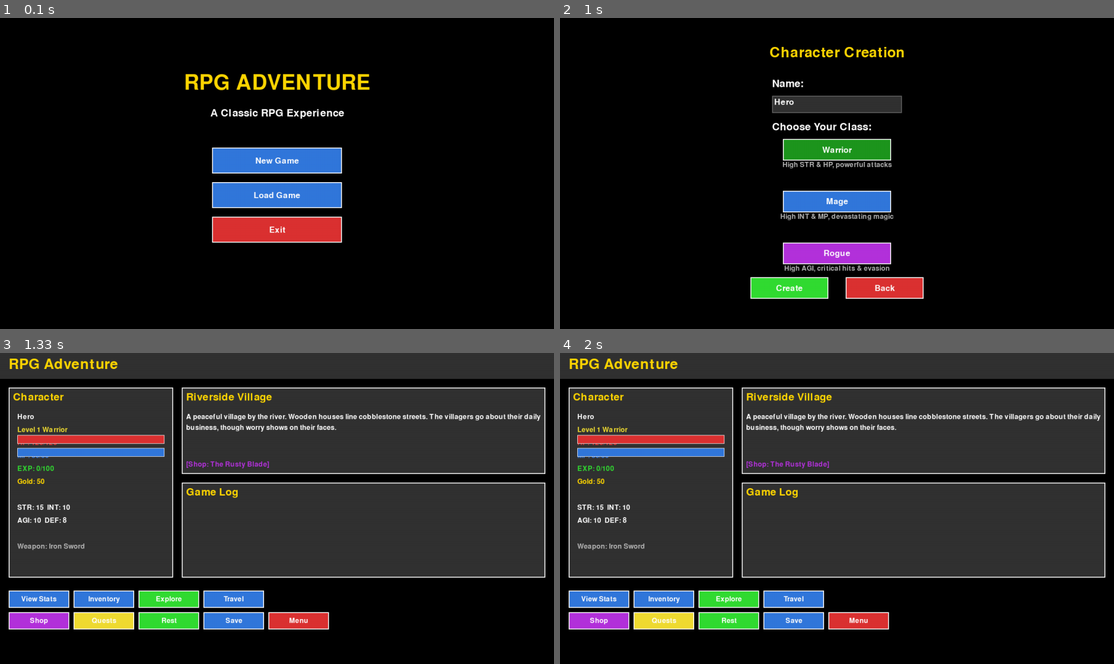
Above: before the commit, frames 1-4 (two rows, left to right).
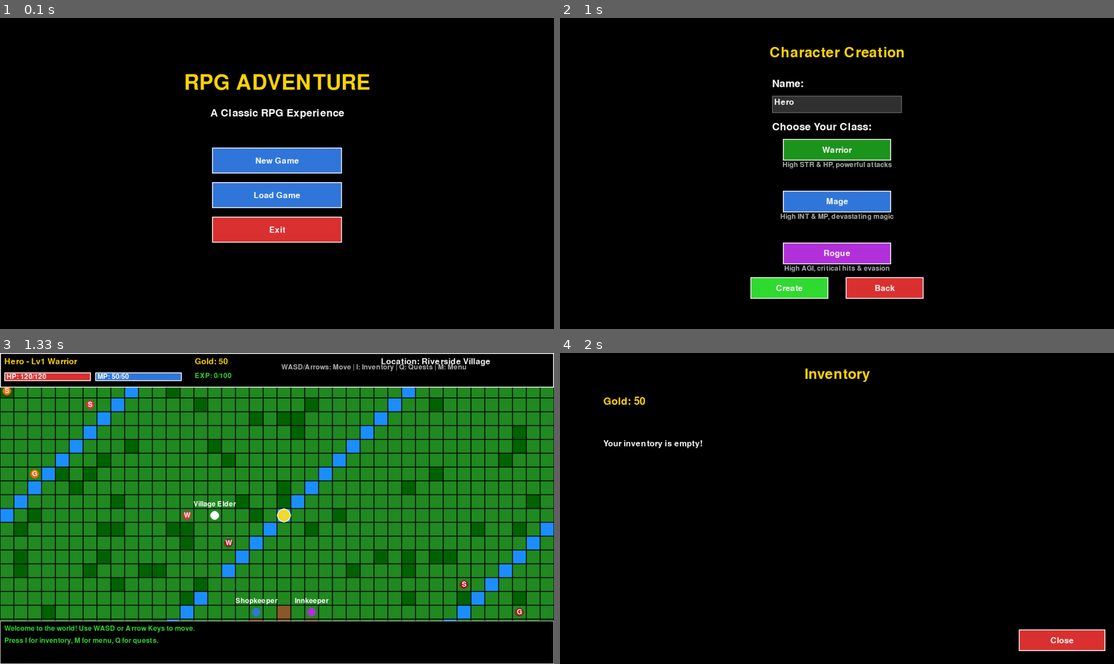
Above: after the commit, the same moments.

Repository: coder-5/RPG
Game: pygame game, started from pygame_gui.py
Two runs of this game, one before a commit and one after it. Both use one fixed random seed, a clock stepped at 60 frames per second and the inputs below.
Inputs:
- Up to frame 1 (0.1 s): no input
- Up to frame 2 (1 s): click "New Game" at 0.38 s
- Up to frame 3 (1.33 s): click "Create" at 1.27 s
- Up to frame 4 (2 s): tap I at 1.55 s

Frames 1-2 are identical in both runs. In frame 3, 86% of the frame differs, in the area x 0-100%, y 0-100%; in frame 4, 72%.

Commit message:
Add moveable character on tile-based map
Transformed the RPG from a menu-based game into a real top-down RPG with:
- Tile-based 50x50 map with grass, water, trees, roads, and buildings
- Player character you can move with WASD or Arrow keys
- Camera system that smoothly follows the player
- NPCs you can interact with (Shopkeeper, Innkeeper, Guild Master, etc.)
- Enemies roaming the map that trigger combat when touched
- Collision detection for walls, water, trees, and buildings
- Town area with Shop, Inn, and Guild buildings
- HUD overlay showing HP/MP bars, gold, exp, and controls
- Message log showing interactions and events
- Seamless integration with existing combat, inventory, and quest systems

The game now feels like a classic RPG adventure (Pokemon/Zelda style) where you explore
a world map, talk to NPCs, fight monsters, and interact with buildings.

🤖 Generated with [Claude Code](https://claude.com/claude-code)

Co-Authored-By: Claude <noreply@anthropic.com>

Diff:
--- a/pygame_gui.py
+++ b/pygame_gui.py
@@ -124,6 +124,17 @@
         self.scroll_offset = 0
         self.selected_class = "Warrior"
 
+        # Map state
+        self.player_x = 400
+        self.player_y = 300
+        self.camera_x = 0
+        self.camera_y = 0
+        self.tile_size = 32
+        self.map_tiles = []
+        self.npcs = []
+        self.enemies_on_map = []
+        self.buildings = []
+
         self.running = True
 
     def run(self):
@@ -144,6 +155,8 @@
                 self.handle_main_menu_events(event)
             elif self.state == "character_creation":
                 self.handle_character_creation_events(event)
+            elif self.state == "map":
+                self.handle_map_events(event)
             elif self.state == "game":
                 self.handle_game_events(event)
             elif self.state == "combat":
@@ -159,7 +172,8 @@
 
     def update(self):
         """Update game logic"""
-        pass
+        if self.state == "map":
+            self.update_map()
 
     def draw(self):
         """Draw everything"""
@@ -169,6 +183,8 @@
             self.draw_main_menu()
         elif self.state == "character_creation":
             self.draw_character_creation()
+        elif self.state == "map":
+            self.draw_map_screen()
         elif self.state == "game":
             self.draw_game_screen()
         elif self.state == "combat":
@@ -268,7 +284,8 @@
             self.player = Player(name, self.selected_class)
             self.world = GameWorld()
             self.enemies_defeated = 0
-            self.state = "game"
+            self.init_map()
+            self.state = "map"
 
         if self.back_button.handle_event(event):
             self.state = "main_menu"
@@ -311,6 +328,315 @@
         # Buttons
         self.create_button.draw(self.screen, self.normal_font)
         self.back_button.draw(self.screen, self.normal_font)
+
+    # ===== MAP SYSTEM =====
+    def init_map(self):
+        """Initialize the game map"""
+        # Create a larger tile-based map (50x50 tiles)
+        map_width = 50
+        map_height = 50
+
+        # Generate map (0=grass, 1=water, 2=tree, 3=mountain, 4=road, 5=building)
+        self.map_tiles = []
+        for y in range(map_height):
+            row = []
+            for x in range(map_width):
+                # Create interesting terrain
+                if x < 2 or x > map_width - 3 or y < 2 or y > map_height - 3:
+                    row.append(2)  # Trees around edges
+                elif 20 <= x <= 30 and 20 <= y <= 30:
+                    # Town area
+                    if (x == 25 and 22 <= y <= 28) or (22 <= x <= 28 and y == 25):
+                        row.append(4)  # Roads
+                    elif x == 23 and y == 23:
+                        row.append(5)  # Shop building
+                    elif x == 27 and y == 23:
+                        row.append(5)  # Inn building
+                    elif x == 25 and y == 27:
+                        row.append(5)  # Guild building
+                    else:
+                        row.append(0)  # Grass
+                elif (x + y) % 20 == 0:
+                    row.append(1)  # Small water patches
+                elif random.random() < 0.1:
+                    row.append(2)  # Random trees
+                else:
+                    row.append(0)  # Grass
+            self.map_tiles.append(row)
+
+        # Player starting position
+        self.player_x = 25 * self.tile_size
+        self.player_y = 15 * self.tile_size
+
+        # Create NPCs
+        self.npcs = [
+            {"x": 23 * self.tile_size, "y": 22 * self.tile_size, "name": "Shopkeeper", "color": BLUE, "dialog": "Welcome to my shop!"},
+            {"x": 27 * self.tile_size, "y": 22 * self.tile_size, "name": "Innkeeper", "color": PURPLE, "dialog": "Rest here for 10 gold."},
+            {"x": 25 * self.tile_size, "y": 26 * self.tile_size, "name": "Guild Master", "color": GOLD, "dialog": "I have quests for brave adventurers!"},
+            {"x": 20 * self.tile_size, "y": 15 * self.tile_size, "name": "Village Elder", "color": WHITE, "dialog": "Beware of monsters outside town!"},
+        ]
+
+        # Create enemies on map
+        self.enemies_on_map = []
+        for i in range(15):
+            # Place enemies outside town
+            while True:
+                ex = random.randint(5, 45) * self.tile_size
+                ey = random.randint(5, 45) * self.tile_size
+                if not (20 <= ex // self.tile_size <= 30 and 20 <= ey // self.tile_size <= 30):
+                    self.enemies_on_map.append({
+                        "x": ex, "y": ey,
+                        "type": random.choice(["Slime", "Goblin", "Wolf"]),
+                        "color": random.choice([RED, DARK_RED, (255, 100, 0)])
+                    })
+                    break
+
+        # Initialize camera to center on player
+        self.camera_x = self.player_x - SCREEN_WIDTH // 2
+        self.camera_y = self.player_y - SCREEN_HEIGHT // 2
+
+        # Movement
+        self.player_speed = 4
+        self.move_cooldown = 0
+
+        if not hasattr(self, 'game_log'):
+            self.game_log = []
+        self.add_log_message("Welcome to the world! Use WASD or Arrow Keys to move.")
+        self.add_log_message("Press I for inventory, M for menu, Q for quests.")
+
+    def handle_map_events(self, event):
+        """Handle events on the map"""
+        if event.type == pygame.KEYDOWN:
+            if event.key == pygame.K_i:
+                self.state = "inventory"
+                self.create_inventory_ui()
+            elif event.key == pygame.K_m:
+                self.state = "game"
+                self.create_game_buttons()
+            elif event.key == pygame.K_q:
+                self.state = "quests"
+                self.create_quests_ui()
+
+    def update_map(self):
+        """Update map state (player movement, camera)"""
+        # Get keys pressed
+        keys = pygame.key.get_pressed()
+
+        old_x = self.player_x
+        old_y = self.player_y
+
+        # Movement
+        if keys[pygame.K_w] or keys[pygame.K_UP]:
+            self.player_y -= self.player_speed
+        if keys[pygame.K_s] or keys[pygame.K_DOWN]:
+            self.player_y += self.player_speed
+        if keys[pygame.K_a] or keys[pygame.K_LEFT]:
+            self.player_x -= self.player_speed
+        if keys[pygame.K_d] or keys[pygame.K_RIGHT]:
+            self.player_x += self.player_speed
+
+        # Check collision with tiles
+        player_tile_x = int(self.player_x // self.tile_size)
+        player_tile_y = int(self.player_y // self.tile_size)
+
+        if (0 <= player_tile_y < len(self.map_tiles) and
+            0 <= player_tile_x < len(self.map_tiles[0])):
+            tile = self.map_tiles[player_tile_y][player_tile_x]
+            # Can't walk through water(1), trees(2), mountains(3), buildings(5)
+            if tile in [1, 2, 3, 5]:
+                self.player_x = old_x
+                self.player_y = old_y
+
+                # Check if interacting with building
+                if tile == 5:
+                    self.check_building_interaction(player_tile_x, player_tile_y)
+
+        # Check collision with NPCs
+        for npc in self.npcs:
+            if abs(self.player_x - npc["x"]) < self.tile_size and abs(self.player_y - npc["y"]) < self.tile_size:
+                self.add_log_message(f"{npc['name']}: {npc['dialog']}")
+                self.player_x = old_x
+                self.player_y = old_y
+
+        # Check collision with enemies
+        for enemy in self.enemies_on_map[:]:
+            if abs(self.player_x - enemy["x"]) < self.tile_size and abs(self.player_y - enemy["y"]) < self.tile_size:
+                # Start combat
+                self.add_log_message(f"Encountered a {enemy['type']}!")
+                combat_enemy = create_random_enemy(self.player.level)
+                combat_enemy.name = enemy["type"]
+                self.start_combat(combat_enemy)
+                self.enemies_on_map.remove(enemy)
+                break
+
+        # Update camera to follow player
+        self.camera_x = self.player_x - SCREEN_WIDTH // 2
+        self.camera_y = self.player_y - SCREEN_HEIGHT // 2
+
+        # Clamp camera to map bounds
+        max_camera_x = len(self.map_tiles[0]) * self.tile_size - SCREEN_WIDTH
+        max_camera_y = len(self.map_tiles) * self.tile_size - SCREEN_HEIGHT
+        self.camera_x = max(0, min(self.camera_x, max_camera_x))
+        self.camera_y = max(0, min(self.camera_y, max_camera_y))
+
+    def check_building_interaction(self, tile_x, tile_y):
+        """Check which building the player is interacting with"""
+        if tile_x == 23 and tile_y == 23:
+            # Shop
+            if self.world.current_location.shop:
+                self.state = "shop"
+                self.create_shop_ui()
+        elif tile_x == 27 and tile_y == 23:
+            # Inn
+            if self.player.gold >= 10:
+                self.player.gold -= 10
+                self.player.hp = self.player.max_hp
+                self.player.mp = self.player.max_mp
+                self.add_log_message("Rested at inn. HP/MP restored! (-10 gold)")
+            else:
+                self.add_log_message("Need 10 gold to rest at the inn.")
+        elif tile_x == 25 and tile_y == 27:
+            # Guild
+            self.state = "quests"
+            self.create_quests_ui()
+
+    def draw_map_screen(self):
+        """Draw the map view"""
+        # Draw tiles
+        start_col = max(0, int(self.camera_x // self.tile_size))
+        end_col = min(len(self.map_tiles[0]), int((self.camera_x + SCREEN_WIDTH) // self.tile_size) + 1)
+        start_row = max(0, int(self.camera_y // self.tile_size))
+        end_row = min(len(self.map_tiles), int((self.camera_y + SCREEN_HEIGHT) // self.tile_size) + 1)
+
+        for row in range(start_row, end_row):
+            for col in range(start_col, end_col):
+                tile = self.map_tiles[row][col]
+                x = col * self.tile_size - self.camera_x
+                y = row * self.tile_size - self.camera_y
+
+                # Draw tile based on type
+                if tile == 0:  # Grass
+                    pygame.draw.rect(self.screen, (34, 139, 34), (x, y, self.tile_size, self.tile_size))
+                elif tile == 1:  # Water
+                    pygame.draw.rect(self.screen, (30, 144, 255), (x, y, self.tile_size, self.tile_size))
+                elif tile == 2:  # Tree
+                    pygame.draw.rect(self.screen, (0, 100, 0), (x, y, self.tile_size, self.tile_size))
+                elif tile == 3:  # Mountain
+                    pygame.draw.rect(self.screen, GRAY, (x, y, self.tile_size, self.tile_size))
+                elif tile == 4:  # Road
+                    pygame.draw.rect(self.screen, (139, 90, 43), (x, y, self.tile_size, self.tile_size))
+                elif tile == 5:  # Building
+                    pygame.draw.rect(self.screen, (139, 69, 19), (x, y, self.tile_size, self.tile_size))
+
+                # Draw grid
+                pygame.draw.rect(self.screen, (0, 0, 0, 50), (x, y, self.tile_size, self.tile_size), 1)
+
+        # Draw NPCs
+        for npc in self.npcs:
+            npc_x = npc["x"] - self.camera_x
+            npc_y = npc["y"] - self.camera_y
+            if -self.tile_size < npc_x < SCREEN_WIDTH and -self.tile_size < npc_y < SCREEN_HEIGHT:
+                pygame.draw.circle(self.screen, npc["color"],
+                                 (int(npc_x + self.tile_size // 2), int(npc_y + self.tile_size // 2)),
+                                 self.tile_size // 3)
+                # Draw name
+                name_surf = self.small_font.render(npc["name"], True, WHITE)
+                name_rect = name_surf.get_rect(center=(npc_x + self.tile_size // 2, npc_y - 10))
+                self.screen.blit(name_surf, name_rect)
+
+        # Draw enemies
+        for enemy in self.enemies_on_map:
+            enemy_x = enemy["x"] - self.camera_x
+            enemy_y = enemy["y"] - self.camera_y
+            if -self.tile_size < enemy_x < SCREEN_WIDTH and -self.tile_size < enemy_y < SCREEN_HEIGHT:
+                pygame.draw.circle(self.screen, enemy["color"],
+                                 (int(enemy_x + self.tile_size // 2), int(enemy_y + self.tile_size // 2)),
+                                 self.tile_size // 3)
+                # Draw type
+                type_surf = self.small_font.render(enemy["type"][0], True, WHITE)
+                type_rect = type_surf.get_rect(center=(enemy_x + self.tile_size // 2, enemy_y + self.tile_size // 2))
+                self.screen.blit(type_surf, type_rect)
+
+        # Draw player
+        player_screen_x = self.player_x - self.camera_x
+        player_screen_y = self.player_y - self.camera_y
+        pygame.draw.circle(self.screen, YELLOW,
+                         (int(player_screen_x + self.tile_size // 2),
+                          int(player_screen_y + self.tile_size // 2)),
+                         self.tile_size // 2)
+        # Draw player indicator
+        pygame.draw.circle(self.screen, WHITE,
+                         (int(player_screen_x + self.tile_size // 2),
+                          int(player_screen_y + self.tile_size // 2)),
+                         self.tile_size // 2, 2)
+
+        # Draw HUD
+        self.draw_map_hud()
+
+    def draw_map_hud(self):
+        """Draw HUD overlay on map"""
+        # Top bar with stats
+        hud_height = 80
+        pygame.draw.rect(self.screen, (0, 0, 0, 200), (0, 0, SCREEN_WIDTH, hud_height))
+        pygame.draw.rect(self.screen, WHITE, (0, 0, SCREEN_WIDTH, hud_height), 2)
+
+        # Player info
+        info_y = 10
+        name_text = self.normal_font.render(f"{self.player.name} - Lv{self.player.level} {self.player.char_class}", True, GOLD)
+        self.screen.blit(name_text, (10, info_y))
+
+        # HP bar
+        hp_x = 10
+        hp_y = 45
+        hp_width = 200
+        hp_height = 20
+        hp_percent = self.player.hp / self.player.max_hp
+        pygame.draw.rect(self.screen, DARK_RED, (hp_x, hp_y, hp_width, hp_height))
+        pygame.draw.rect(self.screen, RED, (hp_x, hp_y, hp_width * hp_percent, hp_height))
+        pygame.draw.rect(self.screen, WHITE, (hp_x, hp_y, hp_width, hp_height), 2)
+        hp_text = self.small_font.render(f"HP: {self.player.hp}/{self.player.max_hp}", True, WHITE)
+        self.screen.blit(hp_text, (hp_x + 5, hp_y + 2))
+
+        # MP bar
+        mp_x = 220
+        mp_y = 45
+        mp_width = 200
+        mp_height = 20
+        mp_percent = self.player.mp / self.player.max_mp
+        pygame.draw.rect(self.screen, DARK_BLUE, (mp_x, mp_y, mp_width, mp_height))
+        pygame.draw.rect(self.screen, BLUE, (mp_x, mp_y, mp_width * mp_percent, mp_height))
+        pygame.draw.rect(self.screen, WHITE, (mp_x, mp_y, mp_width, mp_height), 2)
+        mp_text = self.small_font.render(f"MP: {self.player.mp}/{self.player.max_mp}", True, WHITE)
+        self.screen.blit(mp_text, (mp_x + 5, mp_y + 2))
+
+        # Gold and EXP
+        gold_text = self.normal_font.render(f"Gold: {self.player.gold}", True, GOLD)
+        self.screen.blit(gold_text, (450, info_y))
+
+        exp_text = self.small_font.render(f"EXP: {self.player.experience}/{self.player.level * 100}", True, GREEN)
+        self.screen.blit(exp_text, (450, hp_y))
+
+        # Controls hint
+        controls = self.small_font.render("WASD/Arrows: Move | I: Inventory | Q: Quests | M: Menu", True, LIGHT_GRAY)
+        self.screen.blit(controls, (650, info_y + 15))
+
+        # Location
+        location_text = self.normal_font.render(f"Location: {self.world.current_location.name}", True, WHITE)
+        self.screen.blit(location_text, (SCREEN_WIDTH - 400, info_y))
+
+        # Message log (bottom)
+        if hasattr(self, 'game_log') and self.game_log:
+            log_bg_height = 100
+            pygame.draw.rect(self.screen, (0, 0, 0, 180),
+                           (0, SCREEN_HEIGHT - log_bg_height, SCREEN_WIDTH, log_bg_height))
+            pygame.draw.rect(self.screen, WHITE,
+                           (0, SCREEN_HEIGHT - log_bg_height, SCREEN_WIDTH, log_bg_height), 1)
+
+            y_offset = SCREEN_HEIGHT - log_bg_height + 10
+            for msg in self.game_log[-3:]:  # Show last 3 messages
+                msg_surf = self.small_font.render(msg, True, GREEN)
+                self.screen.blit(msg_surf, (10, y_offset))
+                y_offset += 28
 
     # ===== MAIN GAME SCREEN =====
     def handle_game_events(self, event):
@@ -556,7 +882,8 @@
                 self.player = game_data["player"]
                 self.world = game_data["world"]
                 self.enemies_defeated = game_data.get("enemies_defeated", 0)
-                self.state = "game"
+                self.init_map()
+                self.state = "map"
                 if not hasattr(self, 'game_log'):
                     self.game_log = []
                 self.add_log_message("Game loaded!")
@@ -796,7 +1123,7 @@
 
     def handle_inventory_events(self, event):
         if self.close_button.handle_event(event):
-            self.state = "game"
+            self.state = "map"
             return
 
         # Handle item clicks
@@ -823,7 +1150,7 @@
             self.player.remove_item(item)
             self.add_log_message(f"Used {item.name}! Restored {item.value} HP")
 
-        self.state = "game"
+        self.state = "map"
 
     def draw_inventory_screen(self):
         # Title
@@ -877,7 +1204,7 @@
 
     def handle_travel_events(self, event):
         if self.cancel_button.handle_event(event):
-            self.state = "game"
+            self.state = "map"
             return
 
         for i, button in enumerate(self.travel_buttons):
@@ -893,7 +1220,7 @@
                     self.add_log_message("Ambushed during travel!")
                     self.start_combat(enemy)
                 else:
-                    self.state = "game"
+                    self.state = "map"
 
     def draw_travel_screen(self):
         # Title
@@ -920,7 +1247,7 @@
 
     def handle_shop_events(self, event):
         if self.shop_close_button.handle_event(event):
-            self.state = "game"
+            self.state = "map"
             return
 
         # Handle item clicks
@@ -984,7 +1311,7 @@
 
     def handle_quests_events(self, event):
         if self.quests_close_button.handle_event(event):
-            self.state = "game"
+            self.state = "map"
 
     def draw_quests_screen(self):
         # Title
@@ -1086,8 +1413,8 @@
                 self.combat_enemy_turn()
                 pygame.time.set_timer(pygame.USEREVENT + 1, 0)
             elif event.type == pygame.USEREVENT + 2:
-                # Return to game
-                self.state = "game"
+                # Return to map
+                self.state = "map"
                 if not hasattr(self, 'game_log'):
                     self.game_log = []
                 self.add_log_message(f"Defeated {self.combat_enemy.name}!")
